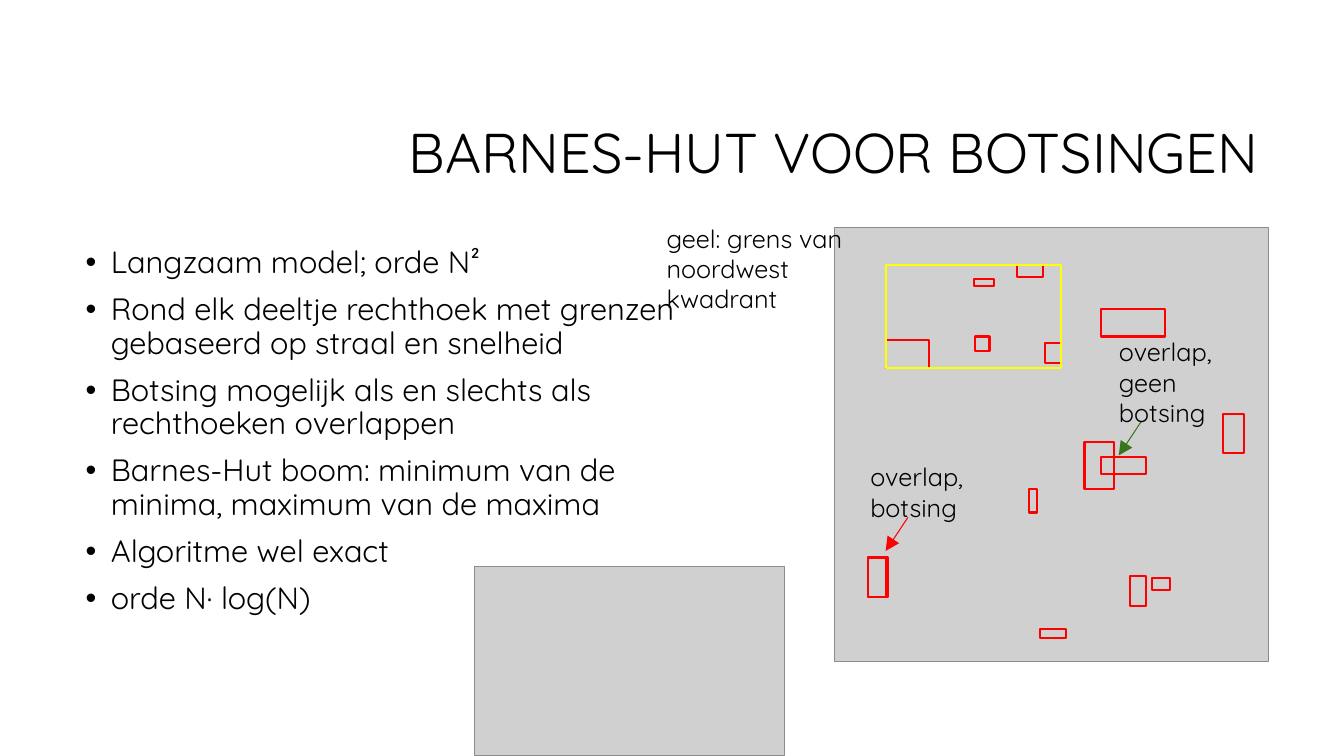
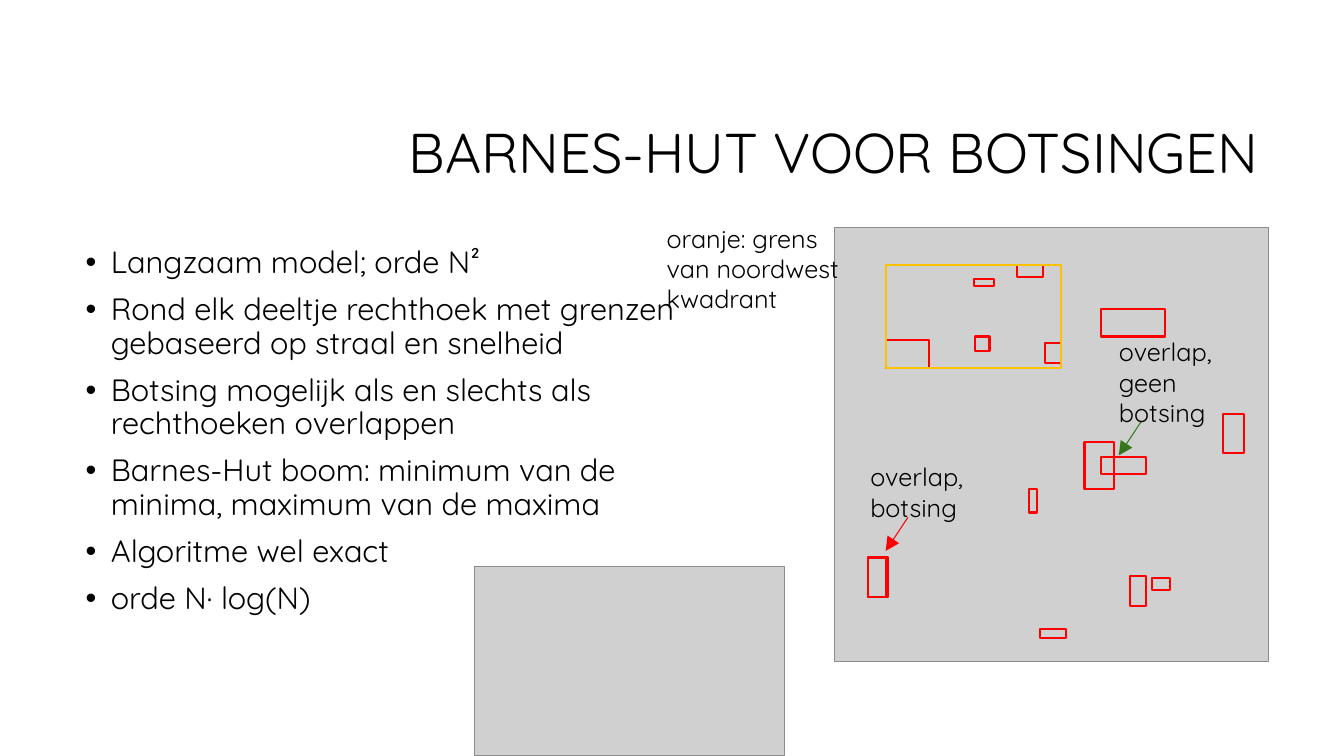
Before and after one commit to CBarendrecht/mod2b, a slide deck: slide 6 of Presentatie/Presentatie.pptx. Drawn at 1344x756 pixels with LibreOffice and Linux fonts; fonts in the diff are those of the drawing; grey boxes stand for pictures; background and template pictures are left out. Boxes give left, top, right and bottom in pixels: in the first picture for what was removed or moved away, otherwise in the second. Text is boxed around its words. In the diff, an @@ line names an element or a change of style, - is before the commit and + after.

Commit message:
PPT

```diff
--- a/Presentatie/Presentatie.pptx
+++ b/Presentatie/Presentatie.pptx
@@ text at [667, 231, 839, 315]: text changed @@
-geel: grens van noordwest kwadrant
+oranje: grens van noordwest kwadrant
@@ rectangle at [886, 265, 1062, 368]: outline #FFFF00 1.5 pt to #FFC000 1.5 pt @@
```
Also in this commit, not shown: 1 slide removed.
